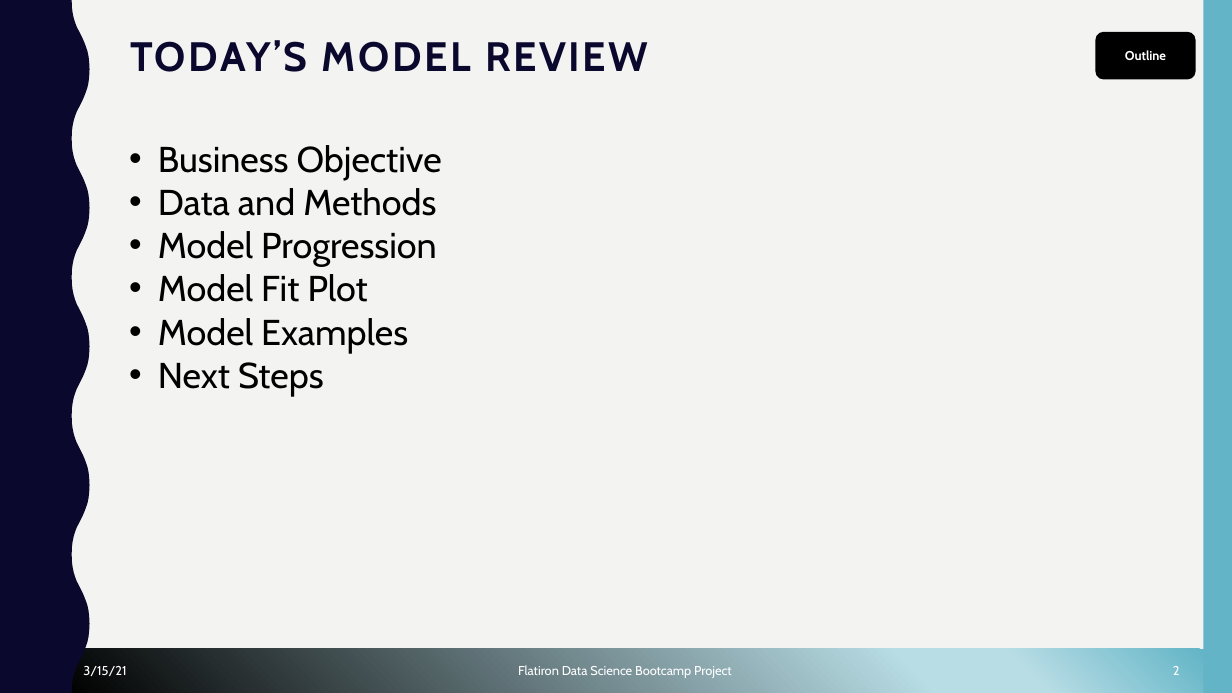
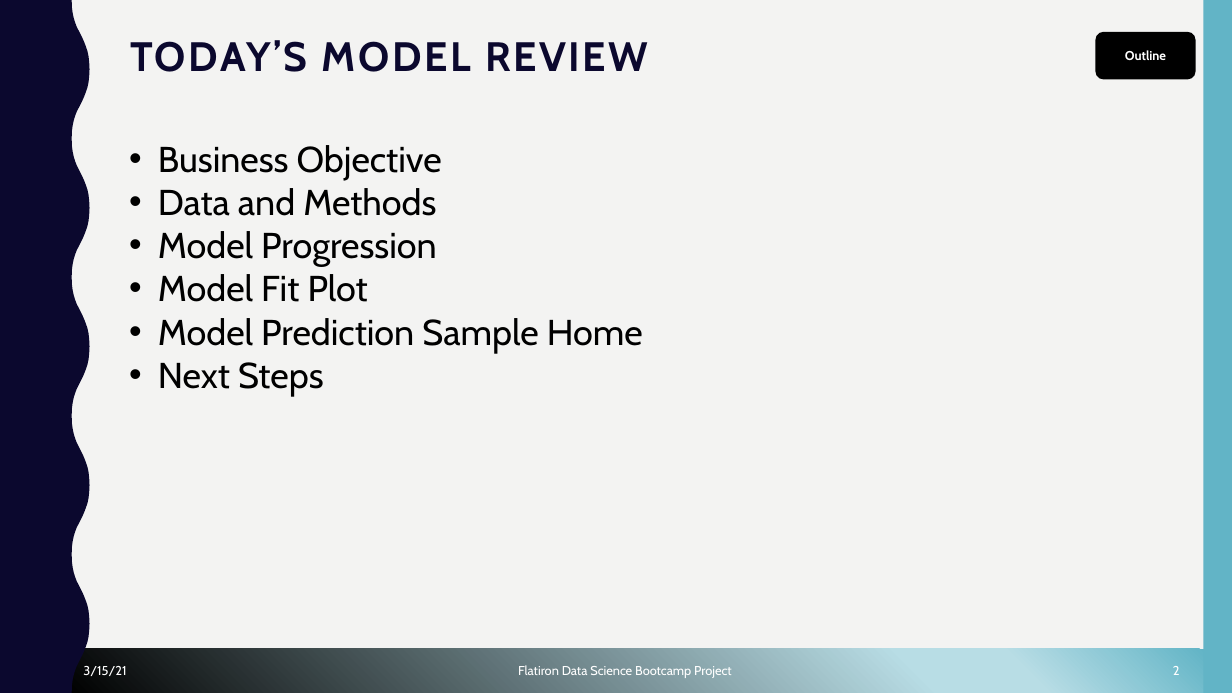
Before and after one commit to cutterback/p02-home-sales-predictive-project, a slide deck: slide 2 of Seattle_Home_Price_Predictive_Model.pptx. Drawn at 1232x693 pixels with LibreOffice and Linux fonts; fonts in the diff are those of the drawing; background and template pictures are left out. Boxes give left, top, right and bottom in pixels: in the first picture for what was removed or moved away, otherwise in the second. Text is boxed around its words. In the diff, an @@ line names an element or a change of style, - is before the commit and + after.

```diff
--- a/Seattle_Home_Price_Predictive_Model.pptx
+++ b/Seattle_Home_Price_Predictive_Model.pptx
@@ text at (x1=158, y1=318, x2=643, y2=353): text changed @@
-• Model Examples
+• Model Prediction Sample Home
```
Also in this commit, not shown: 3 other slides changed, 1 slide added, 5 other files.
